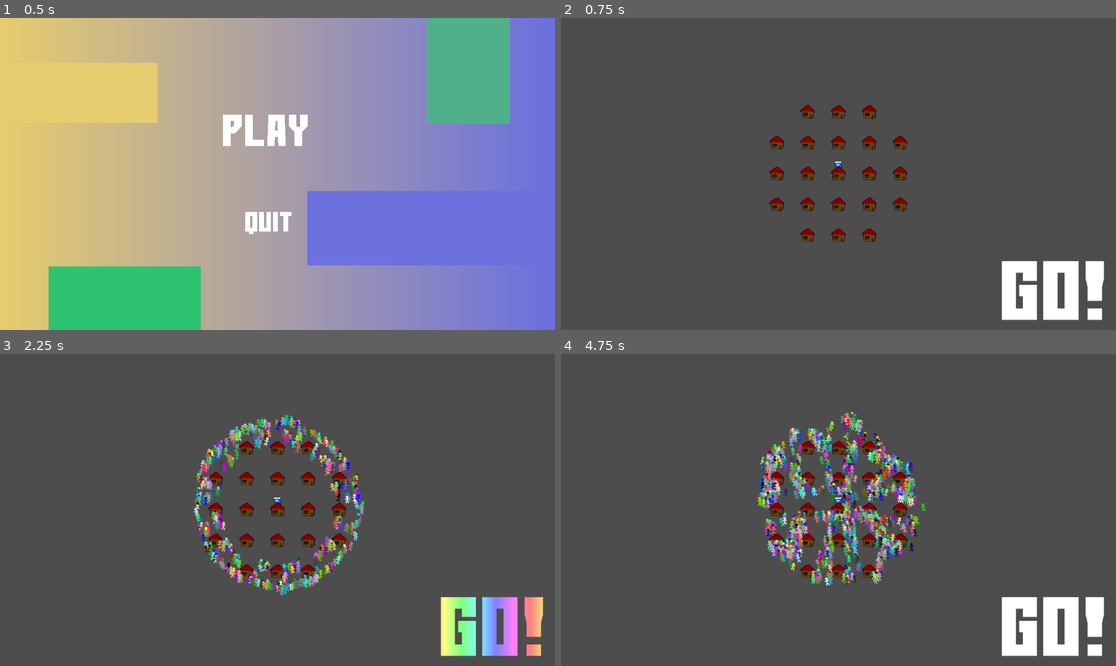
Above: before the commit, frames 1-4 (two rows, left to right).
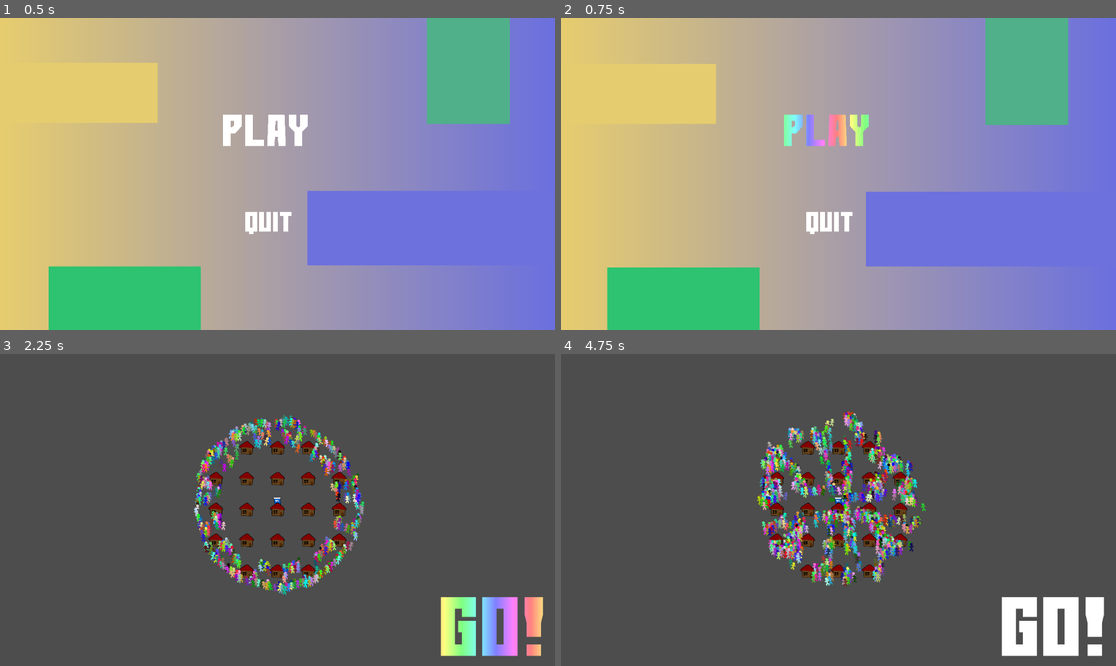
Above: after the commit, the same moments.

Repository: Viggzta/gmtk-jam-2024
Game: Godot game, scene res://main_menu.tscn
Two runs of this game, one before a commit and one after it. Both use one fixed random seed, a clock stepped at 60 frames per second and the inputs below.
Inputs (mouse positions are in pixels of both pictures, inside the frame that each line leads up to):
- Up to frame 1 (0.5 s): no input
- Up to frame 2 (0.75 s): click (832, 130) at 0.5 s
- Up to frame 3 (2.25 s): click (493, 625) at 1.25 s; click (493, 625) at 2 s
- Up to frame 4 (4.75 s): click (1054, 625) at 2.75 s; tap Enter at 3.5 s; move the mouse to (960, 494) at 3.52 s; tap B at 3.6, 4.35 s; click (960, 494) at 3.67 s; move the mouse to (727, 525) at 4.27 s; click (727, 525) at 4.42 s

Frame 1 is identical in both runs. In frame 2, 100% of the frame differs, in the area x 0-100%, y 0-100%; in frame 3, 0.2%; in frame 4, 5.5%.

Commit message:
Add ui sfx

Diff:
--- a/src/main_menu.tscn
+++ b/src/main_menu.tscn
@@ -6,6 +6,9 @@
 [ext_resource type="Shader" path="res://scripts/ui/rainbow.gdshader" id="2_qvix1"]
 [ext_resource type="Texture2D" uid="uid://bbnehs7lltb76" path="res://art/ui/Play.png" id="3_j3s7x"]
 [ext_resource type="Texture2D" uid="uid://depno8oo2u4c8" path="res://art/ui/Quit.png" id="4_68jj3"]
+[ext_resource type="AudioStream" uid="uid://badyw2qsyp1n1" path="res://audio/ui/click.wav" id="5_k1wij"]
+[ext_resource type="AudioStream" uid="uid://qqdxxht1mgqj" path="res://audio/ui/hover.wav" id="6_u82nw"]
+[ext_resource type="AudioStream" uid="uid://cm3ftv6xi5eth" path="res://audio/ui/no.wav" id="9_tdhnb"]
 
 [sub_resource type="Gradient" id="Gradient_6ejqk"]
 colors = PackedColorArray(0.904579, 0.803487, 0.435676, 1, 0.420689, 0.437864, 0.875207, 1)
@@ -102,6 +105,12 @@
 texture_normal = ExtResource("3_j3s7x")
 script = ExtResource("1_hncmw")
 
+[node name="Click" type="AudioStreamPlayer2D" parent="Play"]
+stream = ExtResource("5_k1wij")
+
+[node name="Hover" type="AudioStreamPlayer2D" parent="Play"]
+stream = ExtResource("6_u82nw")
+
 [node name="Quit" type="TextureButton" parent="."]
 material = SubResource("ShaderMaterial_3lycb")
 layout_mode = 2
@@ -113,6 +122,12 @@
 texture_normal = ExtResource("4_68jj3")
 script = ExtResource("2_e7pyd")
 
+[node name="Click" type="AudioStreamPlayer2D" parent="Quit"]
+stream = ExtResource("5_k1wij")
+
+[node name="Hover" type="AudioStreamPlayer2D" parent="Quit"]
+stream = ExtResource("9_tdhnb")
+
 [connection signal="mouse_entered" from="Play" to="Play" method="_on_mouse_entered"]
 [connection signal="mouse_exited" from="Play" to="Play" method="_on_mouse_exited"]
 [connection signal="pressed" from="Play" to="Play" method="_on_pressed"]
--- a/src/scenes/hud.tscn
+++ b/src/scenes/hud.tscn
@@ -1,7 +1,9 @@
-[gd_scene load_steps=5 format=3 uid="uid://k2865pts53gq"]
+[gd_scene load_steps=7 format=3 uid="uid://k2865pts53gq"]
 
 [ext_resource type="Shader" path="res://scripts/ui/rainbow.gdshader" id="1_acxn0"]
 [ext_resource type="Texture2D" uid="uid://c5b625vpmh5pv" path="res://art/ui/Start.png" id="1_e3jbb"]
+[ext_resource type="AudioStream" uid="uid://bhsgcyu52e4pl" path="res://audio/ui/go.wav" id="3_l8tak"]
+[ext_resource type="AudioStream" uid="uid://qqdxxht1mgqj" path="res://audio/ui/hover.wav" id="4_0yaw6"]
 
 [sub_resource type="ShaderMaterial" id="ShaderMaterial_oamxn"]
 shader = ExtResource("1_acxn0")
@@ -17,10 +19,11 @@
 	pressed.emit()
 
 func _on_pressed() -> void:
-	self_modulate.darkened(0.2)
+	$Click.play()
 
 
 func _on_mouse_entered() -> void:
+	$Hover.play()
 	self.material.set_shader_parameter(\"active\", true)
 
 func _on_mouse_exited() -> void:
@@ -39,6 +42,12 @@
 texture_normal = ExtResource("1_e3jbb")
 script = SubResource("GDScript_a58ak")
 
+[node name="Click" type="AudioStreamPlayer2D" parent="."]
+stream = ExtResource("3_l8tak")
+
+[node name="Hover" type="AudioStreamPlayer2D" parent="."]
+stream = ExtResource("4_0yaw6")
+
 [connection signal="mouse_entered" from="." to="." method="_on_mouse_entered"]
 [connection signal="mouse_exited" from="." to="." method="_on_mouse_exited"]
 [connection signal="pressed" from="." to="." method="_on_pressed"]
--- a/src/scripts/ui/play.gd
+++ b/src/scripts/ui/play.gd
@@ -11,11 +11,12 @@
 	pass
 
 func _on_pressed() -> void:
-	print("pressed")
+	$Click.play()
+	await $Click.finished
 	get_tree().change_scene_to_file("res://scenes/levels/the_level.tscn")
 
-
 func _on_mouse_entered() -> void:
+	$Hover.play()
 	self.material.set_shader_parameter("active", true)
 
 
--- a/src/scripts/ui/quit.gd
+++ b/src/scripts/ui/quit.gd
@@ -12,9 +12,12 @@
 
 
 func _on_pressed() -> void:
+	$Click.play()
+	await $Click.finished
 	get_tree().quit()
 
 func _on_mouse_entered() -> void:
+	$Hover.play()
 	self.material.set_shader_parameter("active", true)
 
 func _on_mouse_exited() -> void:
Not shown, added: src/audio/ui/click.wav.import
Not shown, added: src/audio/ui/click_old.wav.import
Not shown, added: src/audio/ui/go.wav.import
Not shown, added: src/audio/ui/hover.wav.import
Not shown, added: src/audio/ui/no.wav.import
Not shown: 1 places in src/main_menu.tscn that only renumber resources
Not shown, added: src/audio/ui/click.wav
Not shown, added: src/audio/ui/click_old.wav
Not shown, added: src/audio/ui/go.wav
Not shown, added: src/audio/ui/hover.wav
Not shown, added: src/audio/ui/no.wav
